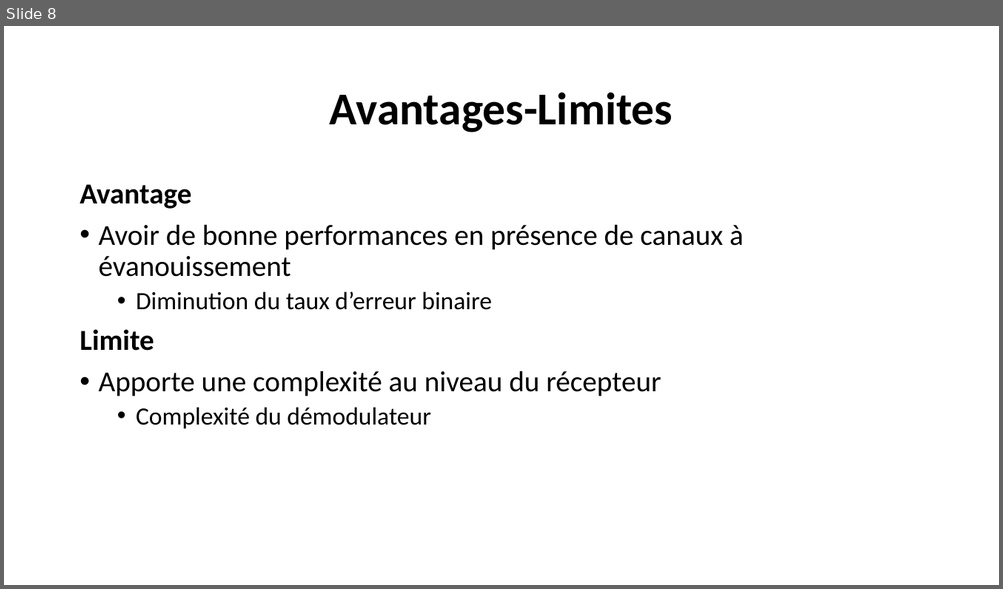
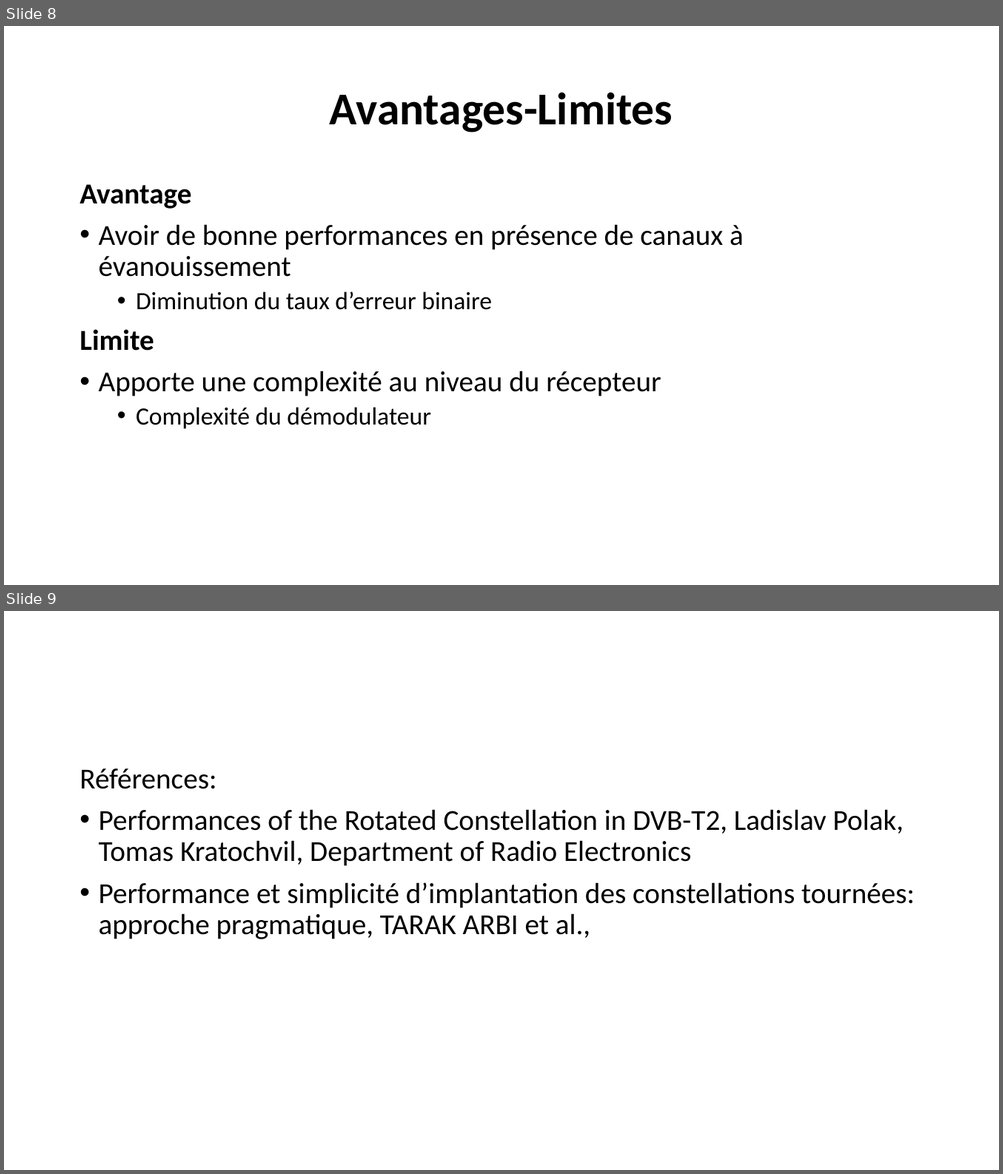
Before and after one commit to AKAKPO-Aschareel/MonMemoire, a slide deck: rotation_constellation.odp. Shown one above the other, each under a label of ours: slide 8 before the commit, slides 8 and 9 after it. The pictures are 1003x589 and 1003x1174 pixels, drawn with LibreOffice and Linux fonts; fonts in the diff are those of the drawing. Boxes give left, top, right and bottom in pixels: in the first picture for what was removed or moved away, otherwise in the second. Text is boxed around its words. In the diff, an @@ line names an element or a change of style, - is before the commit and + after.

```diff
--- a/rotation_constellation.odp
+++ b/rotation_constellation.odp
@@ slide 9 added at (x1=4, y1=611, x2=999, y2=1170), background #FFFFFF @@
@@ text added at (x1=79, y1=769, x2=914, y2=940), 28 pt, text #000000 @@
+Références:
+• Performances of the Rotated Constellation in DVB-T2, Ladislav Polak, Tomas Kratochvil, Department of Radio Electronics
+• Performance et simplicité d’implantation des constellations tournées: approche pragmatique, TARAK ARBI et al.,
```
Also in this commit, not shown: 1 slide removed, 3 other files.
